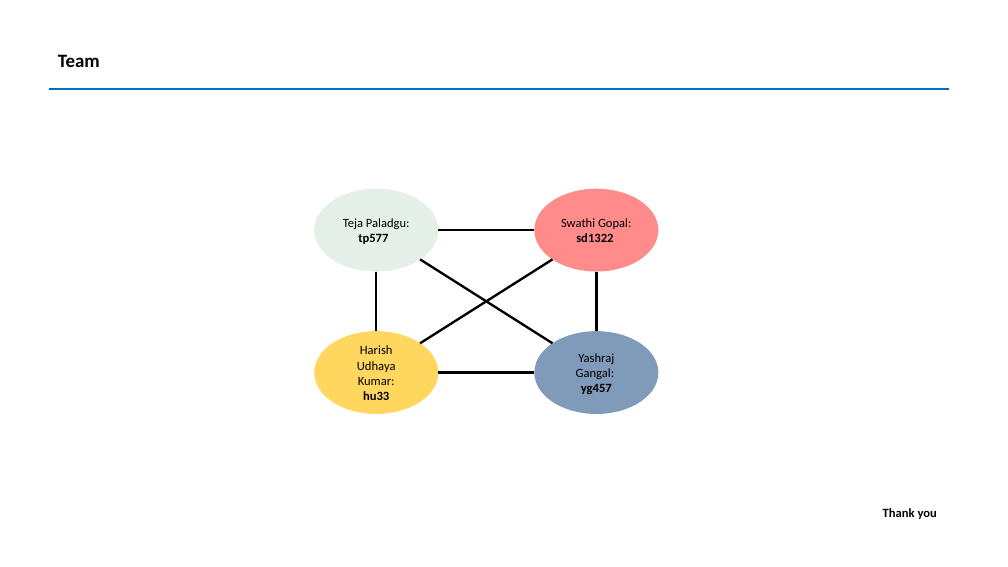
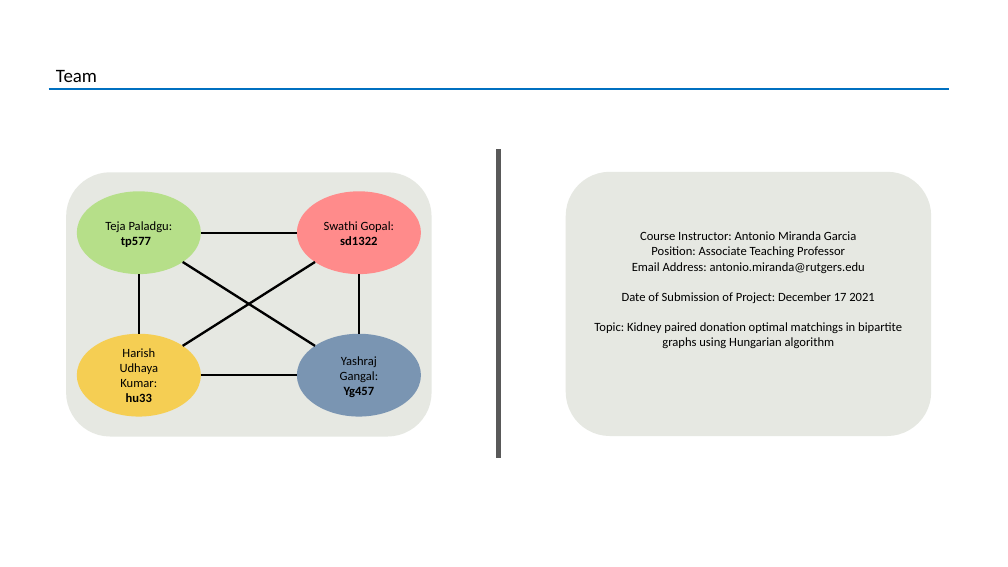
Before and after one commit to harish-udhay/Hungarian_algorithm_for_kidney_exchange, a slide deck: slide 11 of Hungarian_algorithm.pptx (slide 10 before the commit). Drawn at 1008x567 pixels with LibreOffice and Linux fonts; fonts in the diff are those of the drawing. Boxes give left, top, right and bottom in pixels: in the first picture for what was removed or moved away, otherwise in the second. Text is boxed around its words. In the diff, an @@ line names an element or a change of style, - is before the commit and + after.

```diff
--- a/Hungarian_algorithm.pptx
+++ b/Hungarian_algorithm.pptx
@@ text "Team" moved from (x1=58, y1=54, x2=100, y2=67) to (x1=56, y1=70, x2=97, y2=82) @@
@@ text "Team" at (x1=56, y1=70, x2=97, y2=82): bold off; line spacing 0.9 to 1; vertical alignment middle to top @@
@@ rounded rectangle added at (x1=67, y1=172, x2=432, y2=437), fill #E6E8E2 @@
@@ line added from (499, 150) to (499, 458), #595959 4.5 pt @@
@@ rounded rectangle added at (x1=566, y1=172, x2=931, y2=436), fill #E6E8E2, 12 pt, text #000000 @@
+Course Instructor: Antonio Miranda Garcia
+Position: Associate Teaching Professor
+Email Address: antonio.miranda@rutgers.edu
+Date of Submission of Project: December 17 2021
+Topic: Kidney paired donation optimal matchings in bipartite graphs using Hungarian algorithm
@@ ellipse "Teja Paladgu:" at (x1=77, y1=191, x2=201, y2=274): fill #E4EFE7 to #B6DF89 @@
@@ text in ellipse at (x1=105, y1=221, x2=173, y2=247): text changed @@
-Teja Paladgu: tp577
+Teja Paladgu:
+tp577
@@ text in ellipse at (x1=324, y1=221, x2=394, y2=245): text changed @@
-Swathi Gopal: sd1322
+Swathi Gopal:
+sd1322
@@ line moved from (420, 259) - (553, 343) to (183, 262) - (315, 346) @@
@@ line moved from (420, 343) - (553, 259) to (183, 346) - (315, 262) @@
@@ 3 lines moved together from (x1=377, y1=230, x2=597, y2=331) to (x1=139, y1=233, x2=359, y2=333) @@
@@ 4 ellipses, 1 line moved together from (x1=315, y1=189, x2=659, y2=414) to (x1=77, y1=191, x2=421, y2=417) @@
@@ text in ellipse at (x1=344, y1=387, x2=375, y2=397): text changed @@
-yg457
+Yg457
@@ text removed at (x1=883, y1=508, x2=937, y2=519) @@
-Thank you
```
Also in this commit, not shown: 6 other slides changed, 1 slide added, 1 other file.
